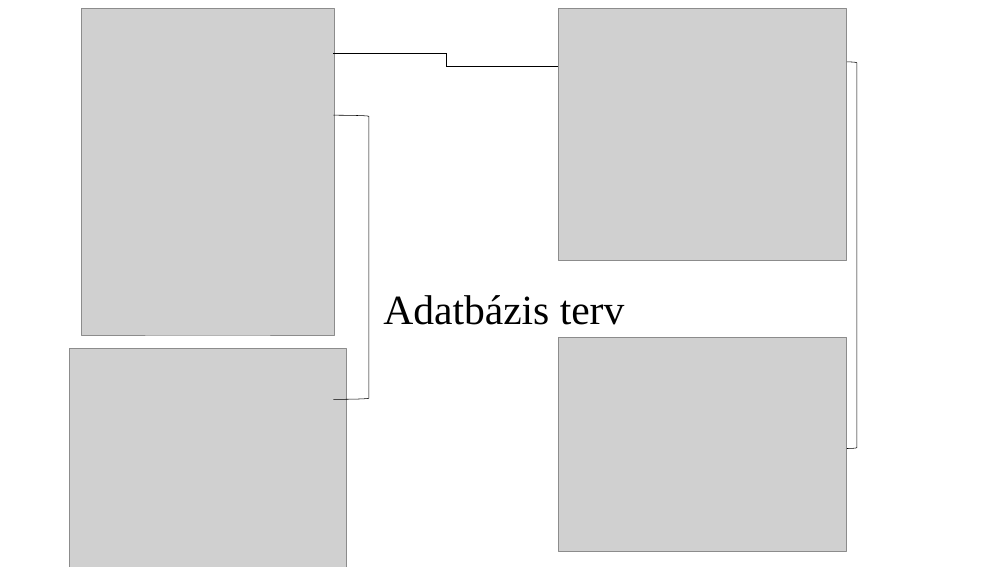
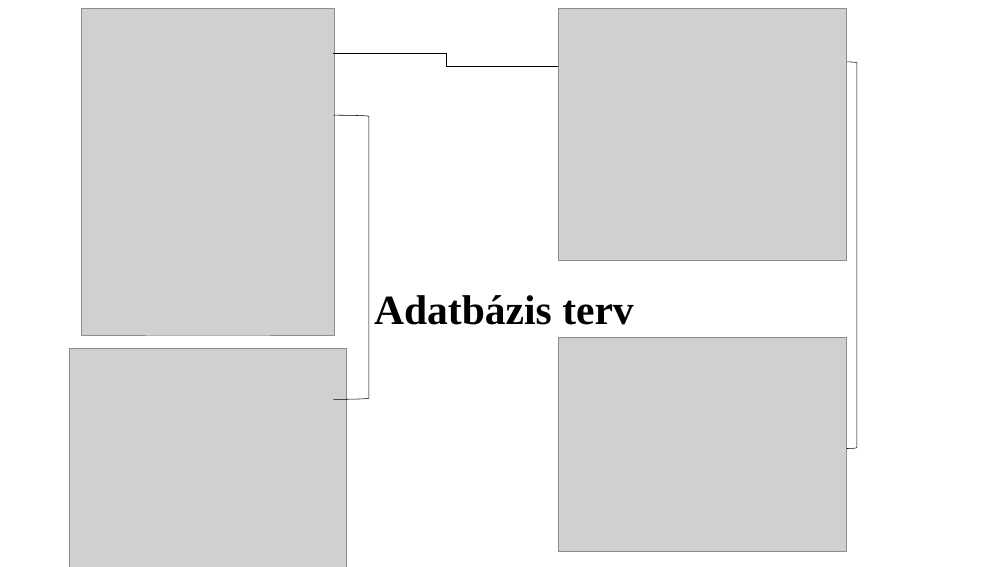
Before and after one commit to K0RN3L07/ParKing, a slide deck: slide 8 of Dokumentumok/ParKing-prezentacio.pptx. Drawn at 1008x567 pixels with LibreOffice and Linux fonts; fonts in the diff are those of the drawing; grey boxes stand for pictures. Boxes give left, top, right and bottom in pixels: in the first picture for what was removed or moved away, otherwise in the second. Text is boxed around its words. In the diff, an @@ line names an element or a change of style, - is before the commit and + after.

```diff
--- a/Dokumentumok/ParKing-prezentacio.pptx
+++ b/Dokumentumok/ParKing-prezentacio.pptx
@@ title "Adatbázis terv" at box(374, 295, 633, 325): bold on @@
```
Also in this commit, not shown: 4 other slides changed, 6 slides added, 5 slides removed.
